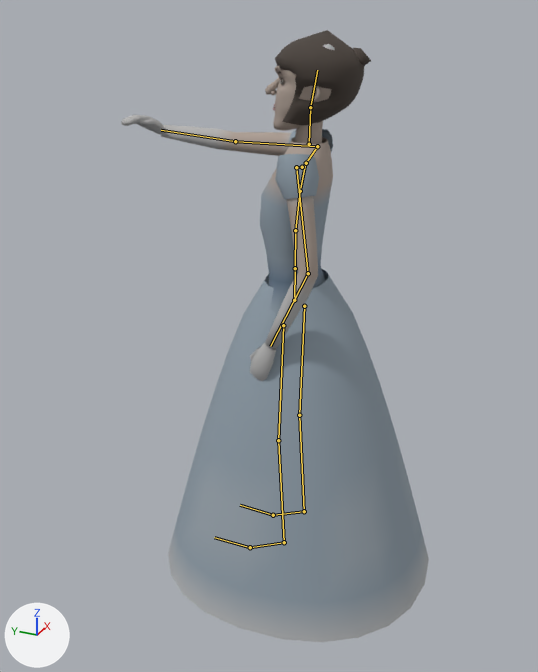
One commit to the glTF model assets/models/characters/vin_gown.glb: the scene before it, then after it.
Rendered twice from a 50 mm lens placed at (-1.922, -0.78, 1.744), pointed at (-0.004, 0.083, 0.785). The axes (+X, +Y, +Z) are drawn at lower left. The lights are the same throughout. The picture after the commit comes second. Both versions are drawn at frame 6 of the action 'push'; the numbers are the values there. The bones that change, and the others that lie on the model, are drawn over the model as lines.

Names of what the first picture shows: 'Vin_gown'.
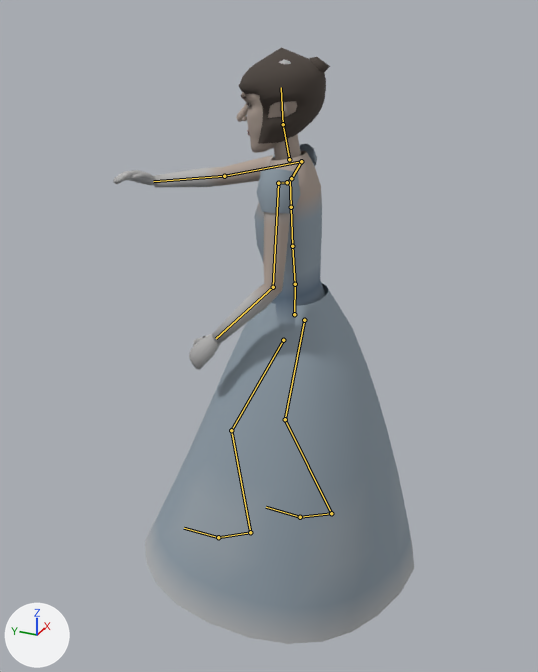
The change in detail:
Bone 'Hips' (bone_hips) moves from (0.0, 0.0, 0.0) to (0.0, -0.047, 0.0).
Bone 'Spine' (bone_spine) turns from (-2, 3, 0) to (2, 3, 0) degrees about its own x, y and z.
Bone 'Chest' (bone_chest) turns from (-2, 4, 0) to (3, 4, 0) degrees about its own x, y and z.
Bone 'UpperChest' (bone_upperchest) turns from (-2, 4, 0) to (3, 4, 0) degrees about its own x, y and z.
Bone 'LeftUpperArm' (bone_leftupperarm) turns from (-14, 22, -32) to (10, 17, -24) degrees about its own x, y and z.
Bone 'LeftLowerArm' (bone_leftlowerarm) turns from (31, 0, 0) to (40, 0, 0) degrees about its own x, y and z.
Bone 'RightUpperLeg' (bone_rightupperleg) turns from (0, 0, 0) to (8, 0, -2) degrees about its own x, y and z.
Bone 'RightLowerLeg' (bone_rightlowerleg) turns from (0, 0, 0) to (-32, 0, 0) degrees about its own x, y and z.
Bone 'RightFoot' (bone_rightfoot) turns from (0, 0, 0) to (23, 2, 2) degrees about its own x, y and z.
Bone 'LeftUpperLeg' (bone_leftupperleg) turns from (0, 0, 0) to (25, 0, 0) degrees about its own x, y and z.
Bone 'LeftLowerLeg' (bone_leftlowerleg) turns from (0, 0, 0) to (-32, 0, 0) degrees about its own x, y and z.
Bone 'LeftFoot' (bone_leftfoot) turns from (0, 0, 0) to (6, 0, 0) degrees about its own x, y and z.

Boxes [x1, y1, x2, y2] around the edits, measured in the pictures (538 x 672 px):
'Vin_gown', posed: before [121, 30, 429, 642]; after [113, 47, 414, 644]
bone 'Hips', root to tip: before (294, 300) to (295, 269); after (294, 314) to (295, 284)
bone 'Spine', root to tip: before (295, 268) to (295, 230); after (295, 284) to (292, 246)
bone 'Chest', root to tip: before (295, 230) to (300, 191); after (292, 246) to (291, 207)
bone 'UpperChest', root to tip: before (300, 191) to (305, 163); after (291, 207) to (290, 179)
bone 'LeftUpperArm', root to tip: before (296, 167) to (308, 273); after (278, 183) to (273, 287)
bone 'LeftLowerArm', root to tip: before (308, 273) to (270, 346); after (273, 287) to (216, 338)
bone 'RightUpperLeg', root to tip: before (304, 306) to (299, 415); after (304, 320) to (285, 419)
bone 'RightLowerLeg', root to tip: before (299, 415) to (304, 511); after (285, 419) to (331, 513)
bone 'RightFoot', root to tip: before (304, 511) to (273, 515); after (331, 513) to (300, 517)
bone 'LeftUpperLeg', root to tip: before (283, 325) to (278, 440); after (283, 340) to (231, 430)
bone 'LeftLowerLeg', root to tip: before (278, 440) to (284, 542); after (231, 430) to (250, 532)
bone 'LeftFoot', root to tip: before (284, 542) to (250, 547); after (250, 532) to (218, 537)
